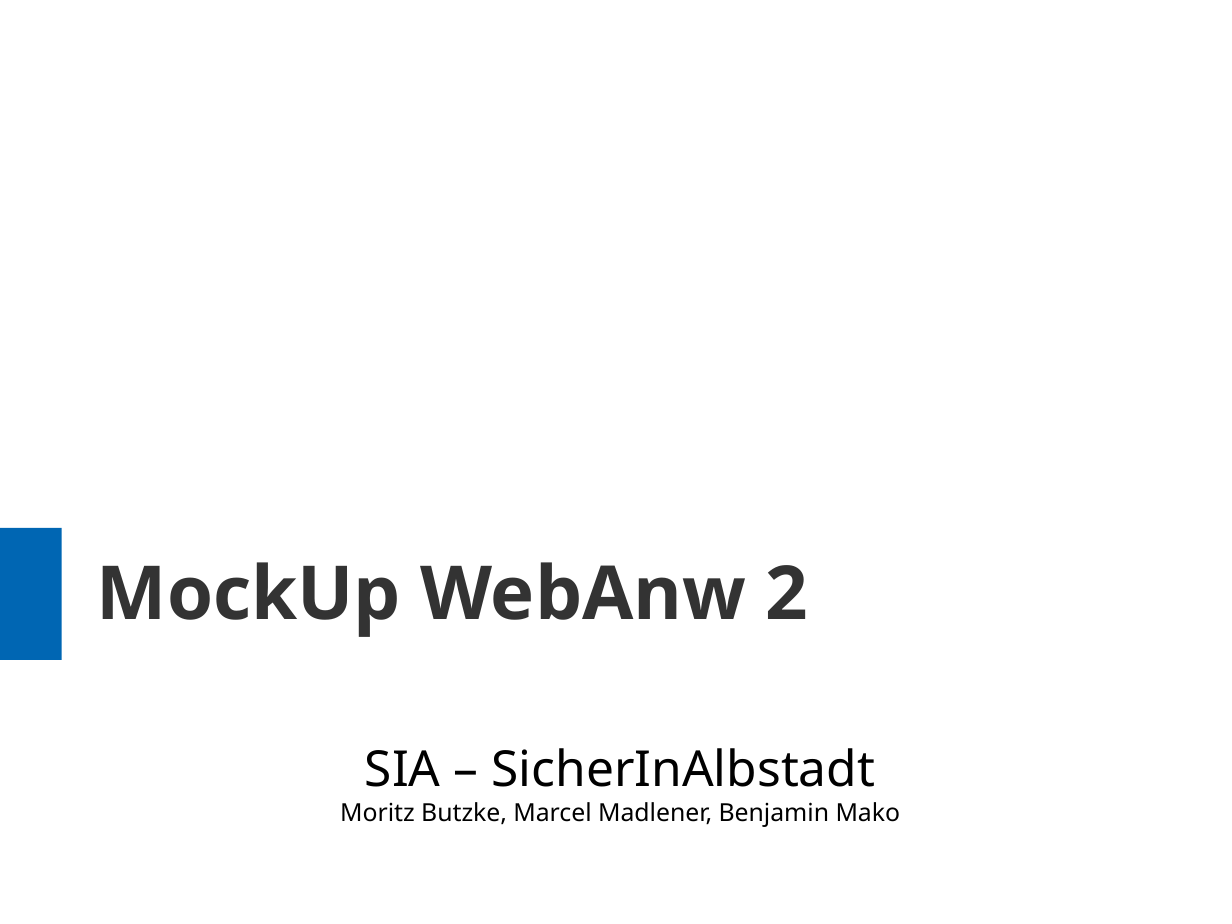
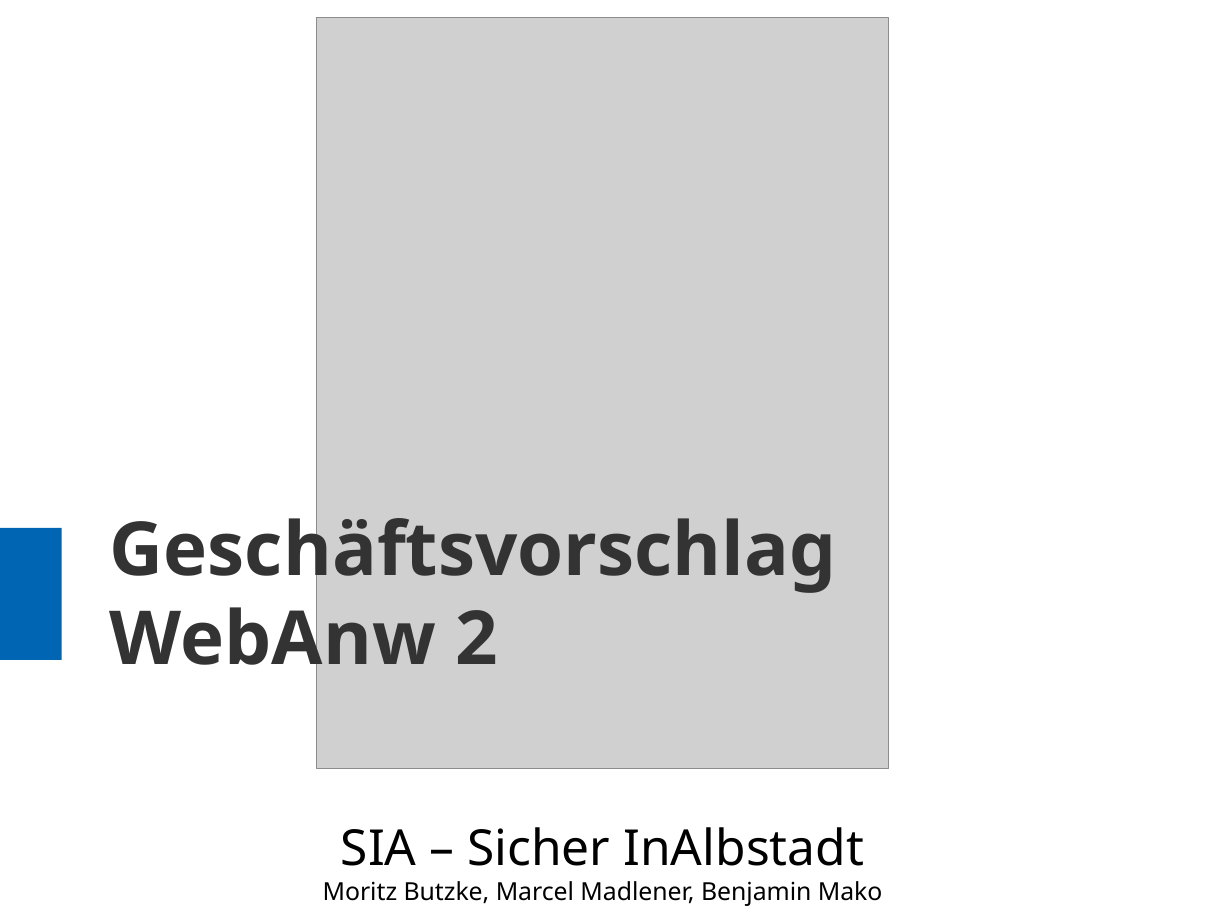
Before and after one commit to bu7z/SicherInAlbstadt, a slide deck: slide 1 of praesi/web2_praesi.odp. Drawn at 1232x924 pixels with LibreOffice and Linux fonts; fonts in the diff are those of the drawing; grey boxes stand for pictures. Boxes give left, top, right and bottom in pixels: in the first picture for what was removed or moved away, otherwise in the second. Text is boxed around its words. In the diff, an @@ line names an element or a change of style, - is before the commit and + after.

```diff
--- a/praesi/web2_praesi.odp
+++ b/praesi/web2_praesi.odp
@@ picture added at (316, 18, 889, 769) @@
@@ title at (110, 505, 837, 683): text changed @@
-MockUp WebAnw 2
+Geschäftsvorschlag WebAnw 2
@@ subtitle "SIA – Sicher InAlbstadt": place and size @@
-subtitle "SIA – Sicher InAlbstadt" at (340, 748, 901, 827)
+subtitle "SIA – Sicher InAlbstadt" at (323, 827, 883, 906)
@@ subtitle at (341, 827, 864, 866): spaces changed @@
-SIA – SicherInAlbstadt
+SIA – Sicher InAlbstadt
```
Also in this commit, not shown: 5 other slides changed, 4 slides added, 1 slide removed, 4 other files.
